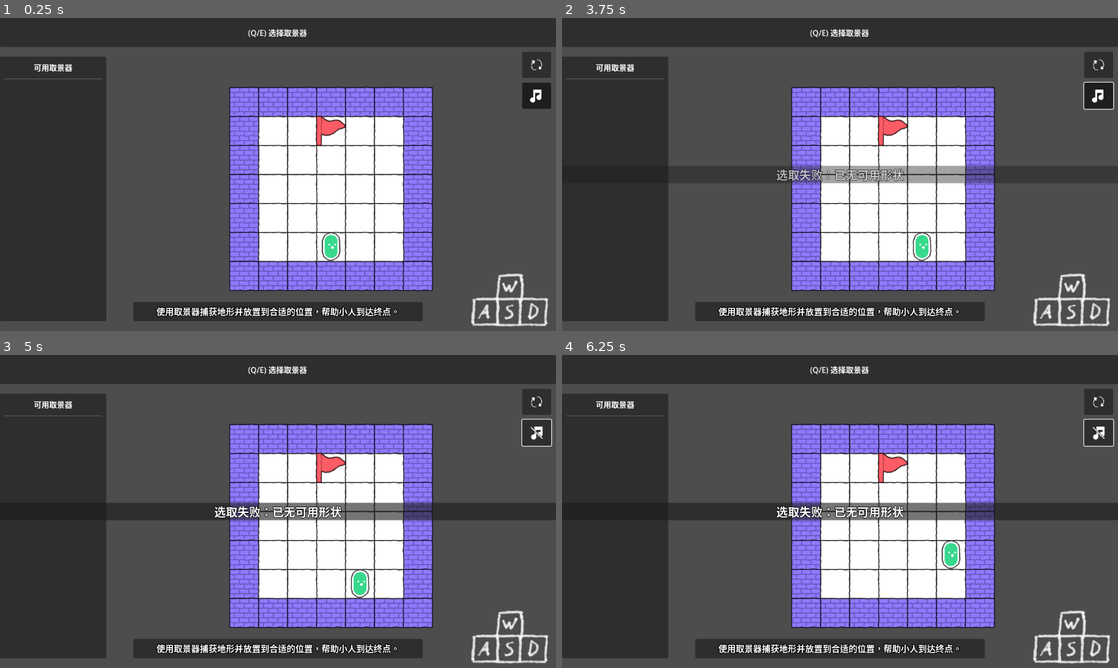
Above: before the commit, frames 1-4 (two rows, left to right).
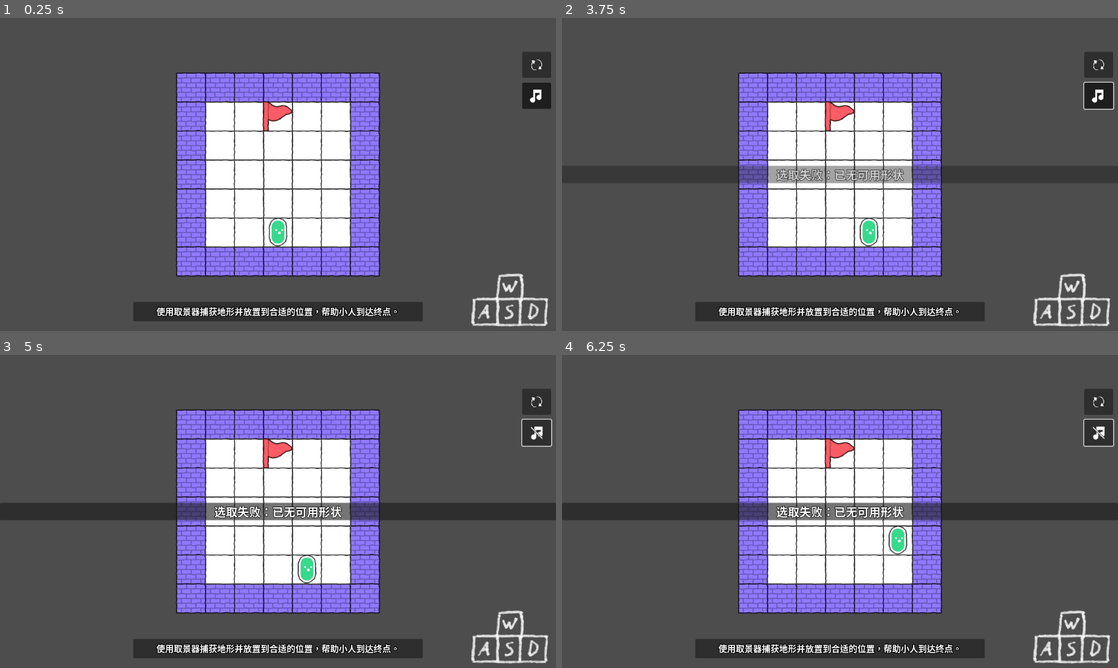
Above: after the commit, the same moments.

Repository: 494311870/jam-mask
Game: Godot game, scene res://scenes/main.tscn
Same seed, same stepped clock (60 frames per second), same inputs: the game is played once before the commit and once after it.
Inputs (mouse positions are in pixels of both pictures, inside the frame that each line leads up to):
- Up to frame 1 (0.25 s): no input
- Up to frame 2 (3.75 s): click (1101, 64) at 0.5 s; click (1101, 64) at 1.25 s; click (1101, 64) at 2 s; click (1101, 96) at 2.75 s; tap Enter at 3.5 s; move the mouse to (962, 158) at 3.52 s; hold D (move_right) from 3.53 s (still down); tap Q at 3.6 s; click (962, 158) at 3.67 s
- Up to frame 3 (5 s): tap Space at 4.25 s; move the mouse to (166, 527) at 4.27 s; release D (move_right) at 4.28 s; hold S (move_down) from 4.28 s (still down); tap E at 4.35 s
- Up to frame 4 (6.25 s): tap Enter at 5 s; move the mouse to (895, 442) at 5.02 s; release S (move_down) at 5.03 s; hold D (move_right) 5.03-5.78 s; tap Q at 5.1 s; tap Space at 5.75 s; move the mouse to (812, 574) at 5.77 s; hold W (move_up) from 5.78 s (still down); tap E at 5.85 s; click (812, 574) at 5.92 s

The runs differ from the first frame. In frame 1, 49% of the frame differs, in the area x 0-100%, y 0-97%; in frame 2, 48%; in frame 3, 48%; in frame 4, 48%.

Commit message:
feat: 没有取景器时，自动隐藏UI

Diff:
--- a/scenes/main.gd
+++ b/scenes/main.gd
@@ -114,8 +114,15 @@
 	var viewport_size = get_viewport_rect().size
 
 	# 考虑 UI 遮挡后的可用区域 (左侧预览 220px, 顶部信息条 60px)
-	var ui_offset_left = 220.0
-	var ui_offset_top = 60.0
+	var ui_offset_left = 0.0
+	var ui_offset_top = 0.0
+
+	if viewfinder_system and not viewfinder_system.active_shapes.is_empty():
+		# ui_offset_left = 220.0
+		ui_offset_left = 0
+		# ui_offset_top = 60.0
+		ui_offset_top = 0
+
 
 	# 计算在剩余可用空间内居中所需的偏移
 	# 公式: target = (viewport + ui_offset - content_size) / 2 - content_pos
--- a/scenes/viewfinder/viewfinder_system.gd
+++ b/scenes/viewfinder/viewfinder_system.gd
@@ -48,6 +48,7 @@
 @onready var btn_move: Button = %BtnMove
 @onready var label_status: Label = %LabelStatus
 @onready var tip_ui: TipUI = %TipUI
+@onready var ui_container: Control = $ViewfinderUI/Control
 
 func _ready() -> void:
 	if terrain_layer or elements_layer:
@@ -66,12 +67,15 @@
 	occupied_cells.clear()
 	active_shape_caches.clear()
 	active_shape_resources.clear()
+	active_shapes = []
 
 	if not shapes.is_empty():
-		active_shapes = []
 		active_shape_resources = shapes.duplicate()
 		for s in shapes:
 			active_shapes.append(s.cells)
+
+	if ui_container:
+		ui_container.visible = not active_shapes.is_empty()
 
 	active_shape_caches.resize(active_shapes.size())
 	active_shape_caches.fill(null)
@@ -103,9 +107,9 @@
 			if active_shapes.is_empty():
 				label_status.text = "已无可用的取景器"
 			else:
-				label_status.text = "(鼠标) 移动取景器    (左键) 记录地形    (Q/E) 切换取景器" % [active_shape_index + 1, active_shapes.size()]
+				label_status.text = "(鼠标) 移动取景器    (左键) 记录地形    (Q/E) 切换取景器"
 		Mode.MOVE:
-			label_status.text = "(左键) 放置地形    (右键) 重新选择地形" % [active_shape_index + 1, active_shapes.size()]
+			label_status.text = "(左键) 放置地形    (右键) 重新选择地形"
 
 	# Update button visual state (optional: modulate or theme)
 	btn_interact.release_focus()
